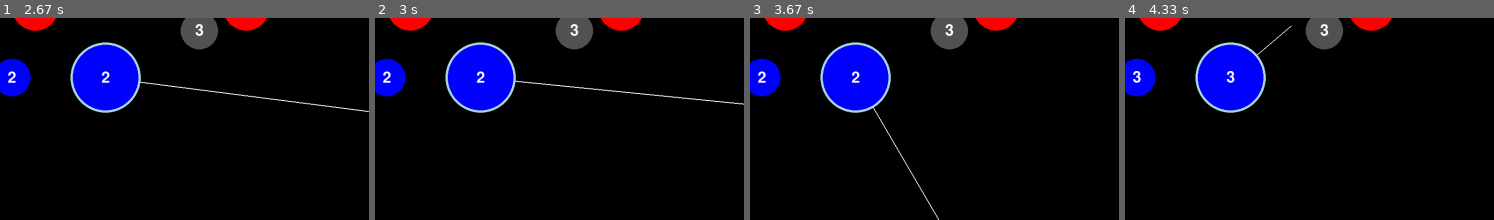
Above: before the commit, frames 1-4 (left to right).
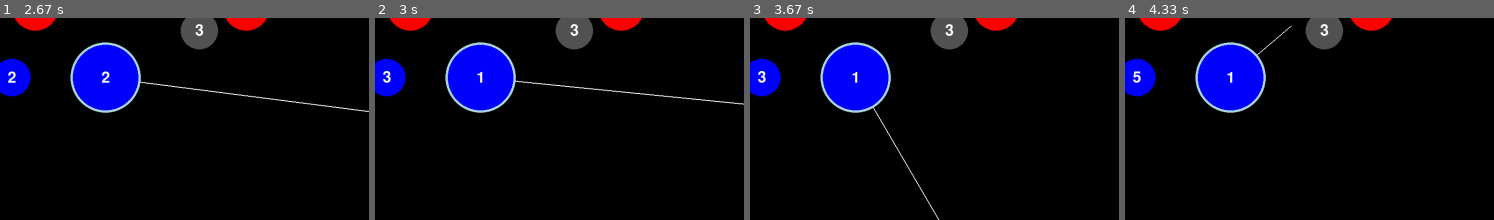
Above: after the commit, the same moments.

Repository: msa2984/teals-pygame
Game: pygame game, started from pygame/nano_wars/main.py
Same seed, same stepped clock (60 frames per second), same inputs: the game is played once before the commit and once after it.
Inputs (mouse positions are % of the whole screen's width and height, from its top left):
- Up to frame 1 (2.67 s): press the mouse at (16, 25) at 0.37 s; move the mouse to (35, 21) at 0.47 s; release the mouse at (53, 18) at 0.6 s; press the mouse at (3, 25) at 0.7 s; move the mouse to (35, 52) at 0.8 s; release the mouse at (67, 79) at 0.93 s; click (42, 61) at 1.05 s; press the mouse at (16, 25) at 1.37 s; move the mouse to (36, 61) at 1.47 s; release the mouse at (55, 98) at 1.6 s; press the mouse at (16, 25) at 1.7 s; move the mouse to (14, 37) at 1.8 s; release the mouse at (13, 49) at 1.93 s; press the mouse at (16, 25) at 2.03 s; move the mouse to (54, 61) at 2.13 s; release the mouse at (91, 98) at 2.27 s; press the mouse at (16, 25) at 2.37 s; move the mouse to (52, 33) at 2.47 s; release the mouse at (88, 42) at 2.6 s
- Up to frame 2 (3 s): press the mouse at (3, 25) at 2.7 s; move the mouse to (36, 30) at 2.8 s; release the mouse at (70, 35) at 2.93 s
- Up to frame 3 (3.67 s): press the mouse at (16, 25) at 3.03 s; move the mouse to (19, 39) at 3.13 s; release the mouse at (22, 54) at 3.27 s; press the mouse at (3, 25) at 3.37 s; move the mouse to (20, 59) at 3.47 s; release the mouse at (37, 92) at 3.6 s
- Up to frame 4 (4.33 s): press the mouse at (3, 25) at 3.7 s; move the mouse to (38, 48) at 3.8 s; release the mouse at (72, 71) at 3.93 s; press the mouse at (3, 25) at 4.03 s; move the mouse to (14, 18) at 4.13 s; release the mouse at (24, 12) at 4.27 s
The pictures show only the part of the screen within x 2-52%, y 10-60%; the shares and areas given below are measured in that part.

Frame 1 is identical in both runs. In frame 2, 0.2% of the frame differs, in the area x 2-30%, y 26-33%; in frame 3, 0.2%; in frame 4, 0.2%.

Commit message:
blue logic is looking great

Diff:
--- a/pygame/nano_wars/logic/gray_cell.py
+++ b/pygame/nano_wars/logic/enemy_cell.py
@@ -1,6 +1,6 @@
 from models.cell import Cell
 
-def gray_cell_logic(highlighted_cells: list, line_active: bool, cell: Cell) -> bool:
+def enemy_cell_logic(highlighted_cells: list, line_active: bool, cell: Cell) -> bool:
     if highlighted_cells:
         total_transfer = 0  # Initialize total transfer amount
 
--- /dev/null
+++ b/pygame/nano_wars/logic/friendly_cell.py
@@ -0,0 +1,24 @@
+from models.cell import Cell
+
+def friendly_cell_logic(highlighted_cells: list, line_active: bool, cell: Cell) -> bool:
+    if highlighted_cells:
+        total_transfer = 0  # Initialize total transfer amount
+
+        # Calculate the total amount to transfer from highlighted cells
+        for highlighted in highlighted_cells:
+            if highlighted.counter >= 2:  # Only consider cells with at least 2
+                transfer_amount = highlighted.counter // 2  # Half of their current value
+                total_transfer += transfer_amount  # Add to the total transfer
+                highlighted.counter -= transfer_amount  # Deduct from the highlighted cell
+
+        # Proceed to subtract from the gray cell if there is any transfer amount
+        if total_transfer > 0:
+            print(f"Total transfer: {total_transfer}, friendly cell counter before: {cell.counter}")
+
+            # Subtract the total transfer amount from the gray cell
+            cell.counter += total_transfer  # This will allow it to go negative
+
+            # Print the gray cell's counter to see its value after subtraction
+            print(f"friendly cell counter after subtraction: {cell.counter}")
+
+    return line_active  # Return the current state if nothing happens
--- a/pygame/nano_wars/main.py
+++ b/pygame/nano_wars/main.py
@@ -3,7 +3,8 @@
 from pygame.locals import *
 from models.cell import Cell
 from constants.color import RED, BLUE, GRAY
-from logic.gray_cell import gray_cell_logic
+from logic.enemy_cell import enemy_cell_logic
+from logic.friendly_cell import friendly_cell_logic
 
 pygame.init()
 
@@ -66,12 +67,12 @@
                             line_active = True  # Start drawing the line
                             cell.is_highlighted = True
                             cell.line_end = mouse_pos  # Store the cursor position to draw the line
-                        elif len(highlighted_cells) > 1:
-                            line_active = gray_cell_logic(highlighted_cells=highlighted_cells, line_active=line_active, cell=cell)
+                        elif len(highlighted_cells) >= 1:
+                            line_active = friendly_cell_logic(highlighted_cells=highlighted_cells, line_active=line_active, cell=cell)
                     elif cell.color == GRAY and highlighted_cells:  # If clicked on a gray cell and any blue cells are highlighted
-                        line_active = gray_cell_logic(highlighted_cells=highlighted_cells, line_active=line_active, cell=cell)
+                        line_active = enemy_cell_logic(highlighted_cells=highlighted_cells, line_active=line_active, cell=cell)
                     elif cell.color == RED and highlighted_cells:
-                        line_active = gray_cell_logic(highlighted_cells=highlighted_cells, line_active=line_active, cell=cell)
+                        line_active = enemy_cell_logic(highlighted_cells=highlighted_cells, line_active=line_active, cell=cell)
                     break  # Stop checking other cells once a valid click inside a cell is detected
             else:
                 selection_rect = pygame.Rect(start_pos, (0, 0))  # Initialize rectangle if clicked outside cells
--- a/pygame/nano_wars/models/cell.py
+++ b/pygame/nano_wars/models/cell.py
@@ -52,7 +52,7 @@
             if distance_to_edge > self.radius:
                 # Check for collision with other circles
                 for cell in cells:  # Assuming 'cells' is accessible here
-                    if cell != self and cell.color != (0, 0, 255):  # Check only non-blue circles
+                    if cell != self:  # Check only non-blue circles
                         distance_to_other_center = pygame.math.Vector2(cell.center).distance_to(self.line_end)
 
                         if distance_to_other_center <= cell.radius:
